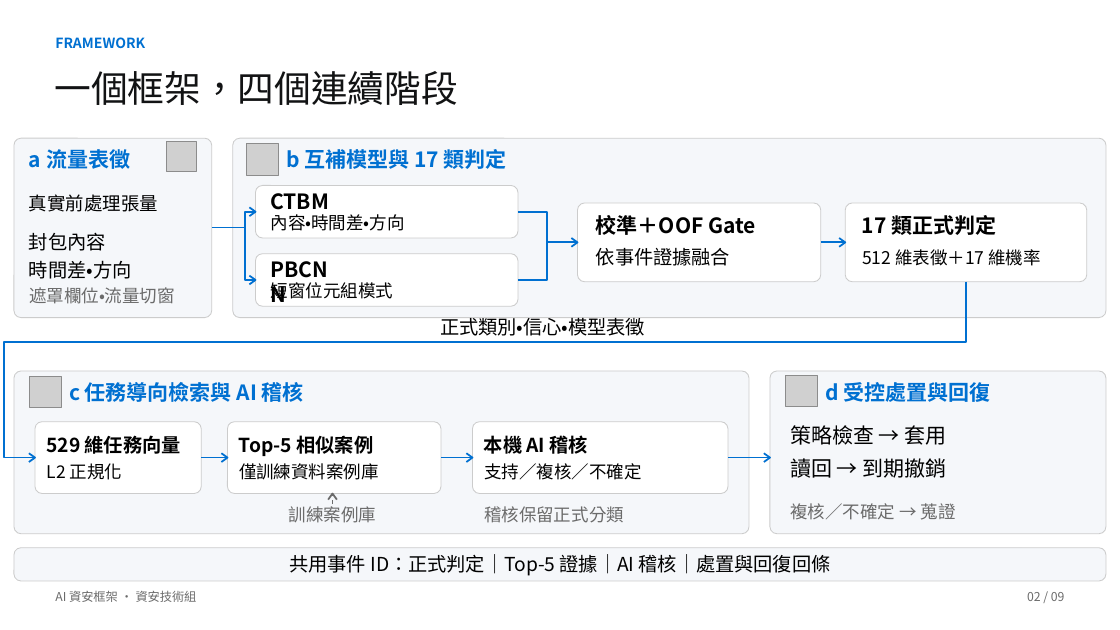
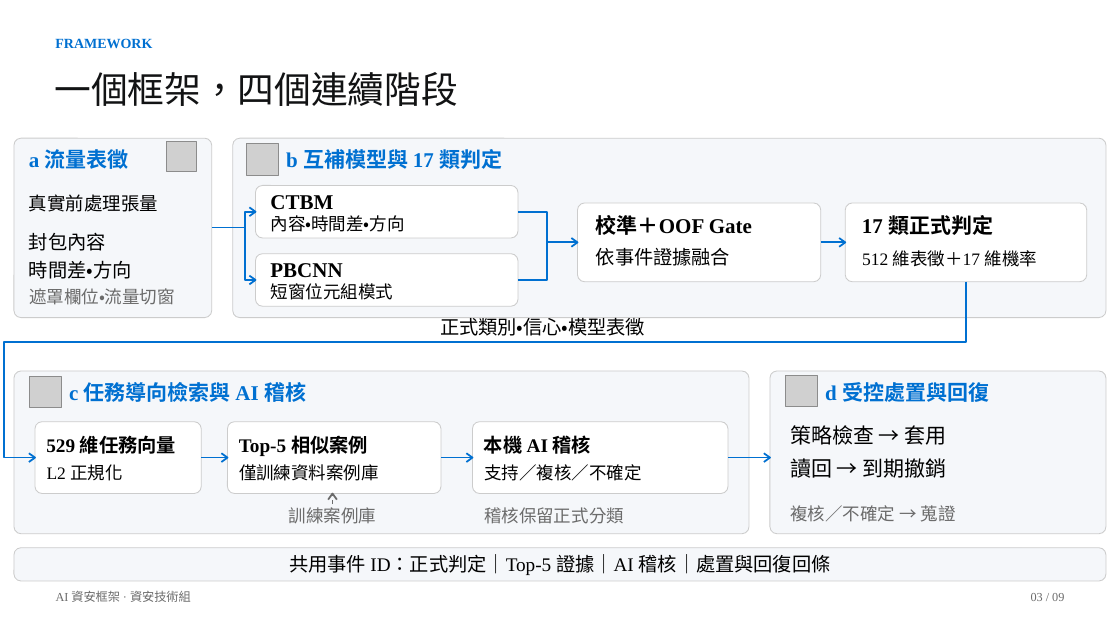
Before and after one commit to Lily09-project/innoserve-competition, a slide deck: slide 3 of deliverables/決賽簡報_AI資安框架.pptx (slide 2 before the commit). Drawn at 1120x630 pixels with LibreOffice and Linux fonts; fonts in the diff are those of the drawing; grey boxes stand for pictures. Boxes give left, top, right and bottom in pixels: in the first picture for what was removed or moved away, otherwise in the second. Text is boxed around its words. In the diff, an @@ line names an element or a change of style, - is before the commit and + after.

Commit message:
Move reserved film to opening and set Chinese and Latin slide fonts

```diff
--- a/deliverables/決賽簡報_AI資安框架.pptx
+++ b/deliverables/決賽簡報_AI資安框架.pptx
@@ font Noto Sans CJK TC to Times New Roman in 18 elements at (x1=825, y1=379, x2=989, y2=405), (x1=271, y1=283, x2=393, y2=300), (x1=239, y1=435, x2=368, y2=456), (x1=56, y1=591, x2=191, y2=602), (x1=862, y1=215, x2=993, y2=235), (x1=286, y1=149, x2=502, y2=169), (x1=29, y1=146, x2=129, y2=172), (x1=69, y1=379, x2=306, y2=405), (x1=862, y1=250, x2=1037, y2=267), (x1=46, y1=435, x2=176, y2=454), (x1=289, y1=554, x2=831, y2=575), (x1=596, y1=215, x2=752, y2=235), (x1=47, y1=464, x2=122, y2=481), (x1=790, y1=505, x2=956, y2=522), (x1=484, y1=435, x2=591, y2=454), (x1=270, y1=195, x2=333, y2=210), (x1=270, y1=263, x2=342, y2=278), (x1=55, y1=38, x2=152, y2=49) @@
@@ text at (x1=1031, y1=593, x2=1064, y2=601): text changed; font Noto Sans CJK TC to Times New Roman @@
-02 / 09
+03 / 09
```
Also in this commit, not shown: 8 other slides changed, 27 other files.
